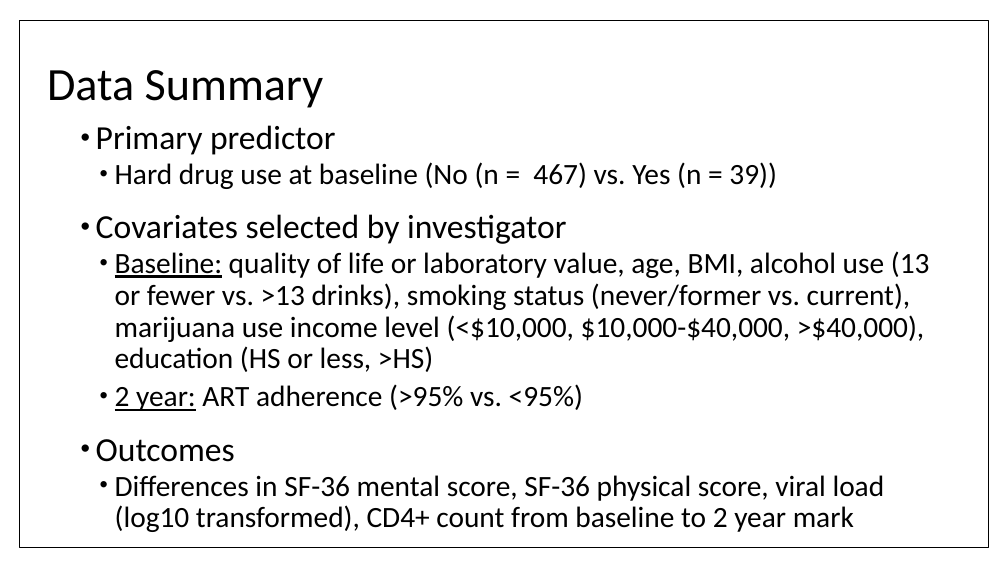
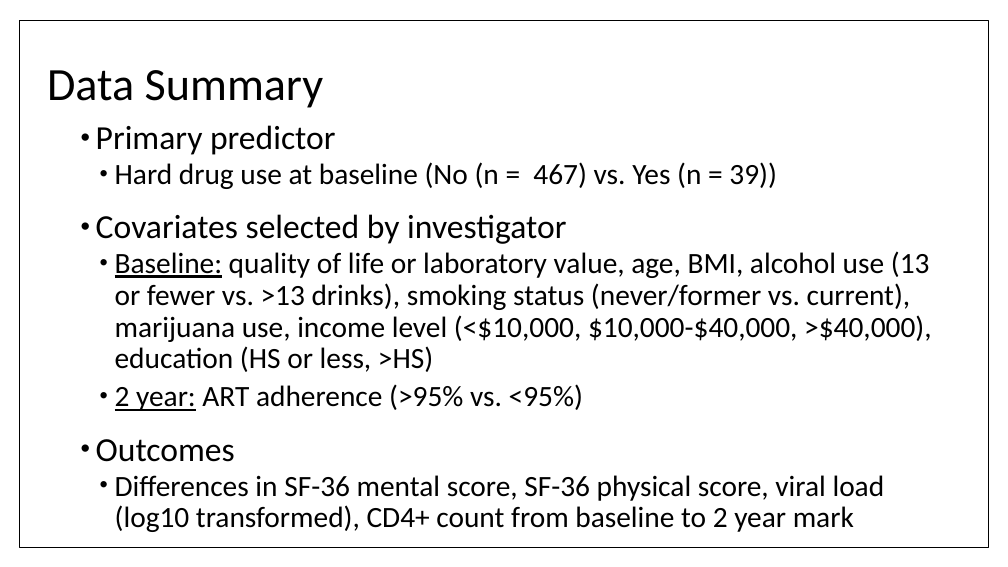
Before and after one commit to johnsra3/bios6623-johnsra3, a slide deck: slide 3 of Project1/Reports/Project 1 Final Presentation.pptx. Drawn at 1008x567 pixels with LibreOffice and Linux fonts; fonts in the diff are those of the drawing. Boxes give left, top, right and bottom in pixels: in the first picture for what was removed or moved away, otherwise in the second. Text is boxed around its words. In the diff, an @@ line names an element or a change of style, - is before the commit and + after.

```diff
--- a/Project1/Reports/Project 1 Final Presentation.pptx
+++ b/Project1/Reports/Project 1 Final Presentation.pptx
@@ text at <box>115,251,931,372</box>: text changed @@
-  • Baseline: quality of life or laboratory value, age, BMI, alcohol use (13 or fewer vs. >13 drinks), smoking status (never/former vs. current), marijuana use income level (<$10,000, $10,000-$40,000, >$40,000), education (HS or less, >HS)
+  • Baseline: quality of life or laboratory value, age, BMI, alcohol use (13 or fewer vs. >13 drinks), smoking status (never/former vs. current), marijuana use, income level (<$10,000, $10,000-$40,000, >$40,000), education (HS or less, >HS)
```
Also in this commit, not shown: 5 other slides changed, 1 other file.
